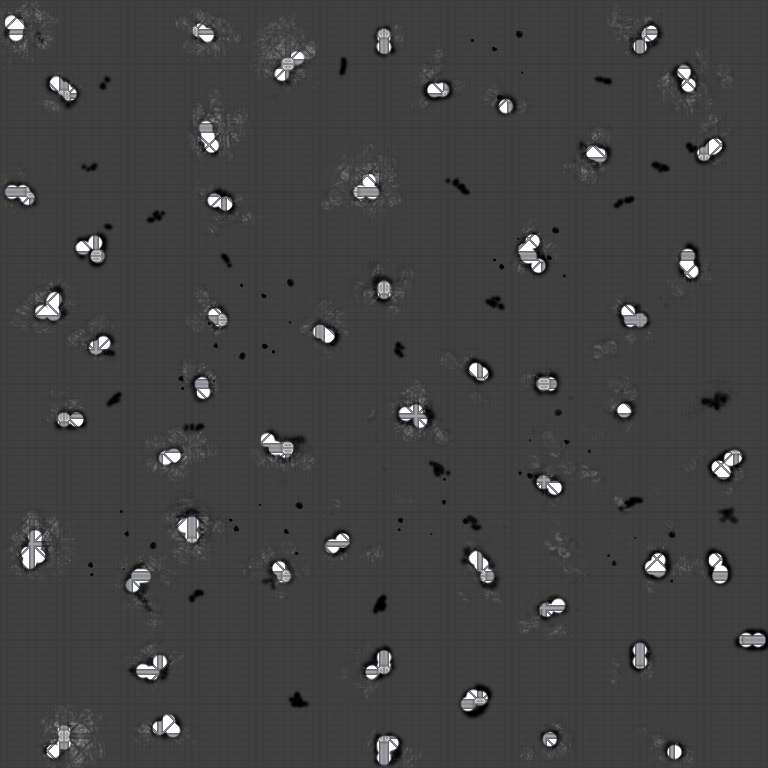
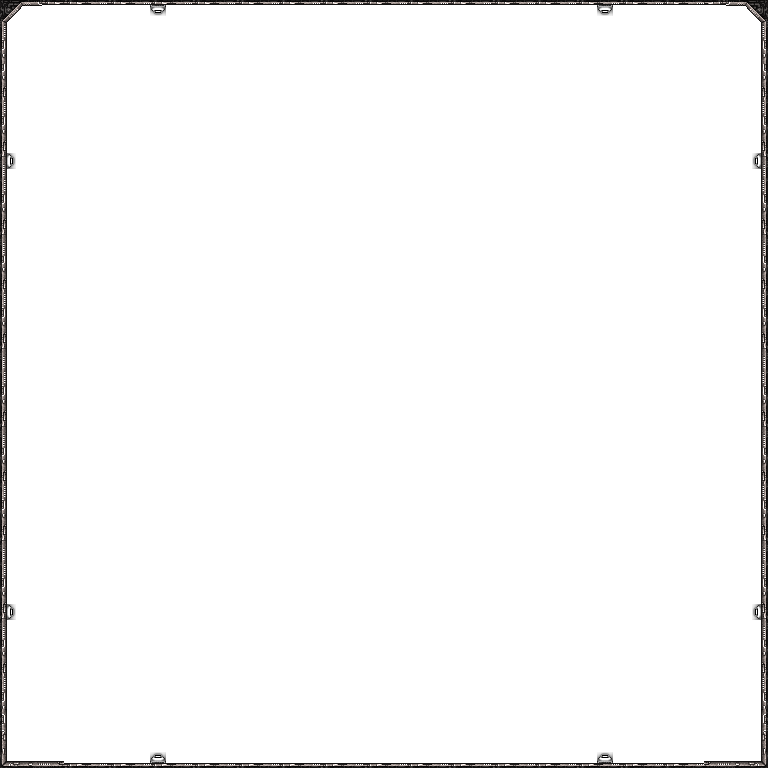
Layers edited between the first and the second (768, 768) image:
added group "Walls" with 10 layers above "Group 1" over [0, 0, 768, 768]
added group "White/Gray" with 4 layers in group "Walls" over [0, 0, 768, 768]
added layer "walls copy" in group "White/Gray" over [0, 0, 768, 768]
added layer "wall lights copy" in group "White/Gray" over [0, 0, 768, 768]
added group "Brown/Normal" with 4 layers in group "Walls" over [0, 0, 768, 768]
renamed "Layer 7" to "Floor_66", moved it into group "floors" over [0, 0, 768, 768]
renamed "Layer 64" to "Structure", moved it into group "floors" over [0, 0, 768, 768]
